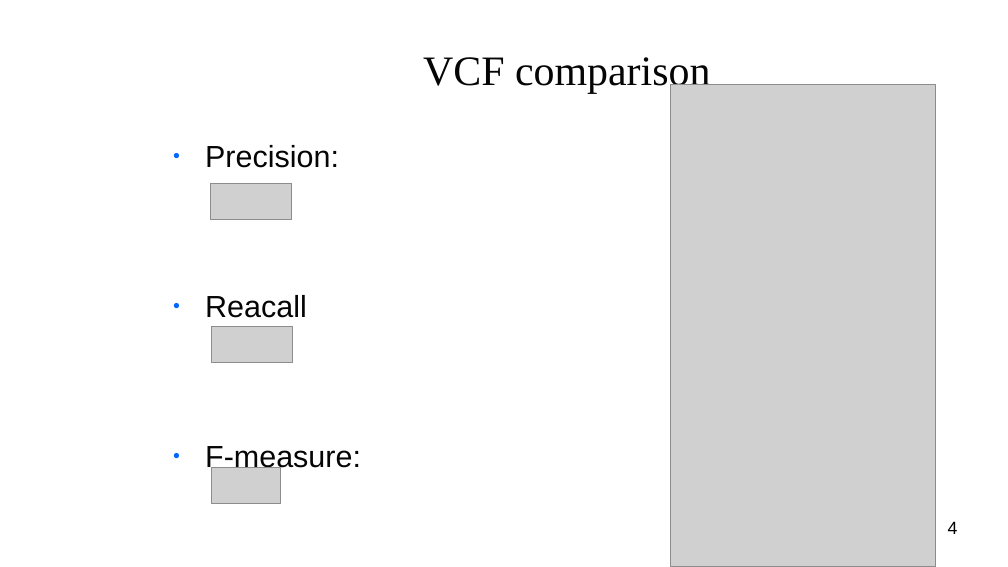
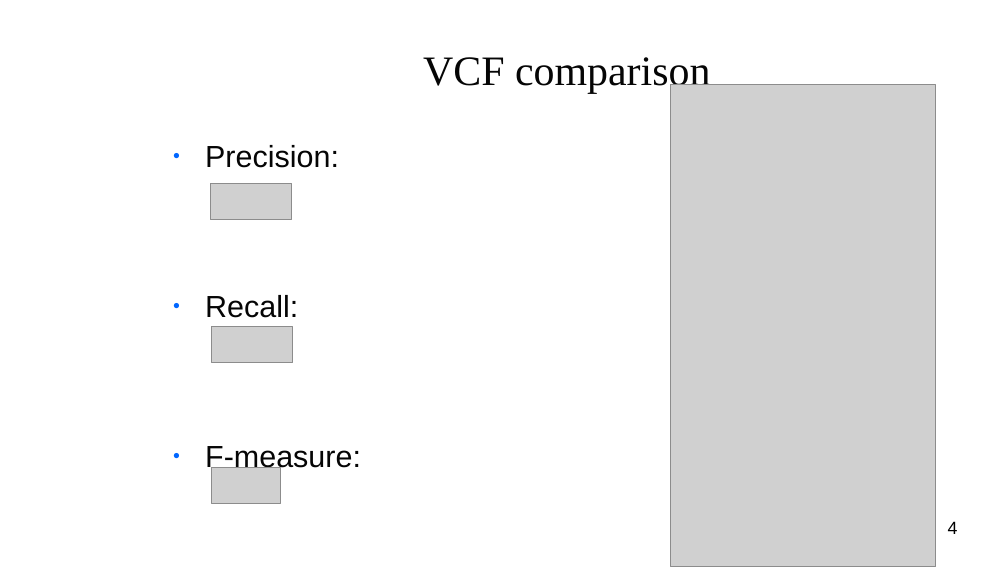
Before and after one commit to Yugo0/GI_Project, a slide deck: slide 4 of GI_Project_presentation.odp. Drawn at 1008x567 pixels with LibreOffice and Linux fonts; fonts in the diff are those of the drawing; grey boxes stand for pictures; background and template pictures are left out. Boxes give left, top, right and bottom in pixels: in the first picture for what was removed or moved away, otherwise in the second. Text is boxed around its words. In the diff, an @@ line names an element or a change of style, - is before the commit and + after.

Commit message:
Fixed spelling errors in presentation

```diff
--- a/GI_Project_presentation.odp
+++ b/GI_Project_presentation.odp
@@ text at [205,295,298,318]: text changed @@
-● Reacall
+● Recall:
```
Also in this commit, not shown: 1 other slide changed.
